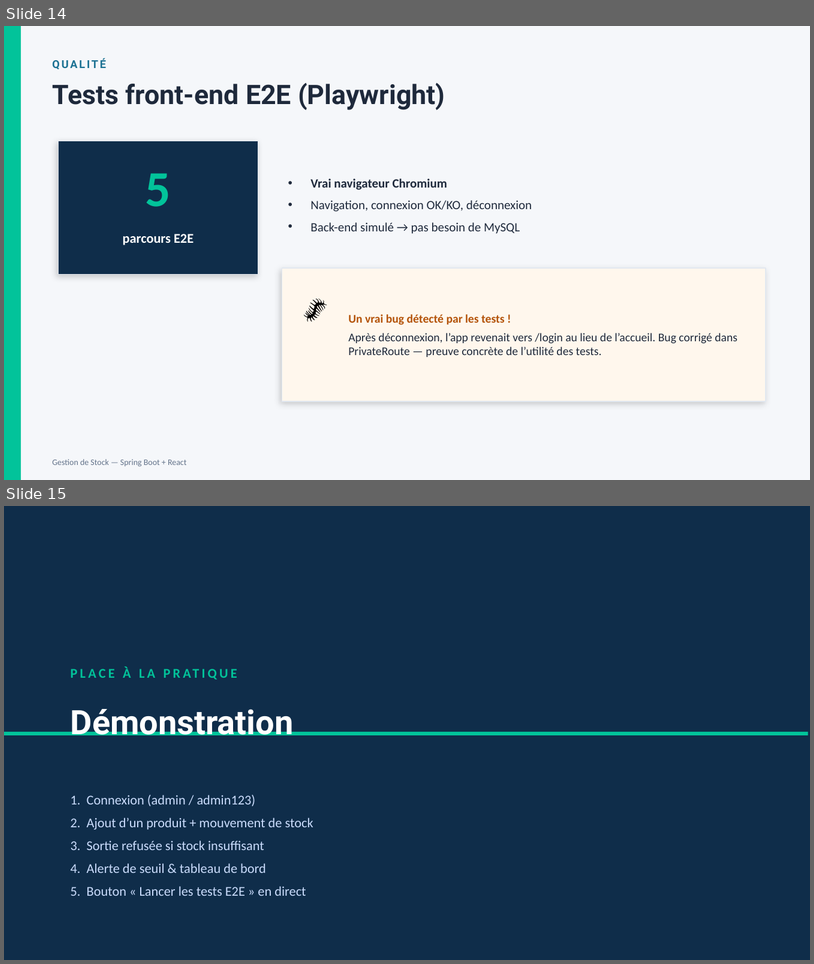
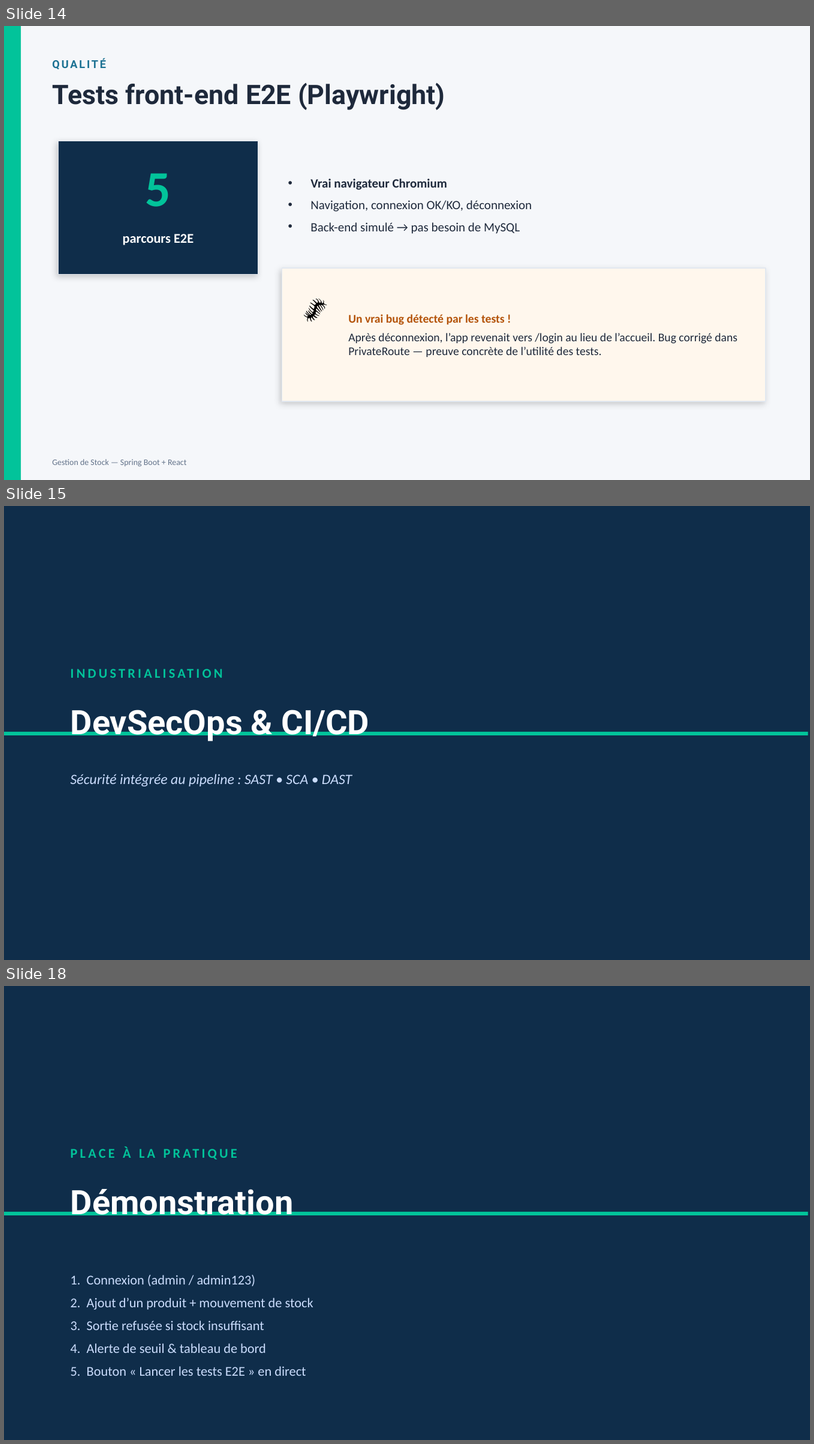
Before and after one commit to fz-mifrah/gestion-stock, a slide deck: docs/Presentation-Gestion-de-Stock.pptx. Shown one above the other, each under a label of ours: slides 14 and 15 before the commit, slides 14, 15 and 18 after it; the slides between them are not shown. The pictures are 814x964 and 814x1444 pixels, drawn with LibreOffice and Linux fonts; fonts in the diff are those of the drawing. Boxes give left, top, right and bottom in pixels: in the first picture for what was removed or moved away, otherwise in the second. Text is boxed around its words. In the diff, an @@ line names an element or a change of style, - is before the commit and + after.

```diff
--- a/docs/Presentation-Gestion-de-Stock.pptx
+++ b/docs/Presentation-Gestion-de-Stock.pptx
@@ slide 15 added at bbox=[4, 506, 810, 960], background #0F2D4A @@
@@ text added at bbox=[65, 657, 730, 687], 16 pt, text #02C39A, bold @@
+INDUSTRIALISATION
@@ text added at bbox=[71, 709, 369, 741], 40 pt, text #FFFFFF, bold @@
+DevSecOps & CI/CD
@@ rectangle added at bbox=[4, 732, 809, 735], fill #02C39A @@
@@ text added at bbox=[71, 774, 352, 786], 17 pt, text #CADCFC, italic @@
+Sécurité intégrée au pipeline : SAST • SCA • DAST
@@ what was slide 15 is now slide 18 @@
```
Also in this commit, not shown: 5 slides changed, 2 other slides added, 7 other files.
